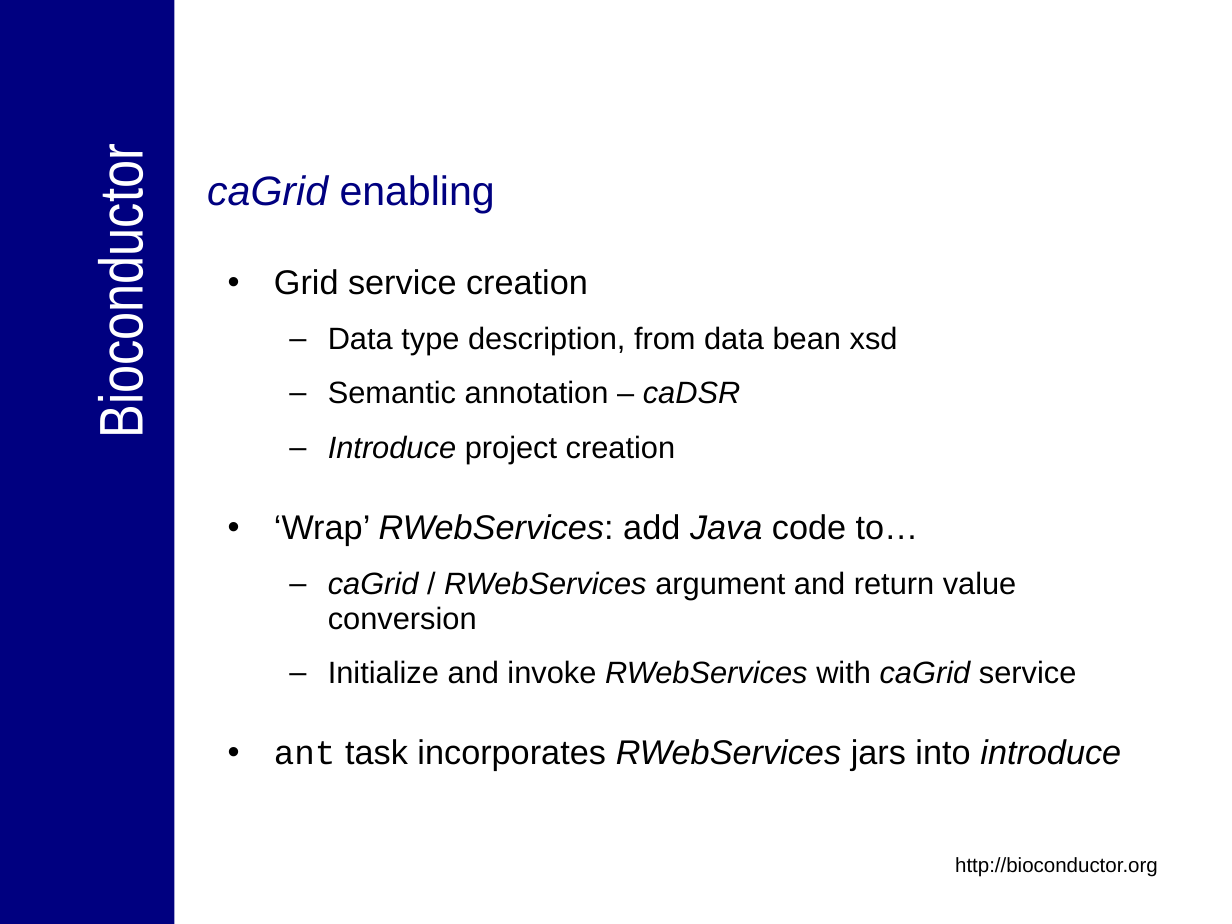
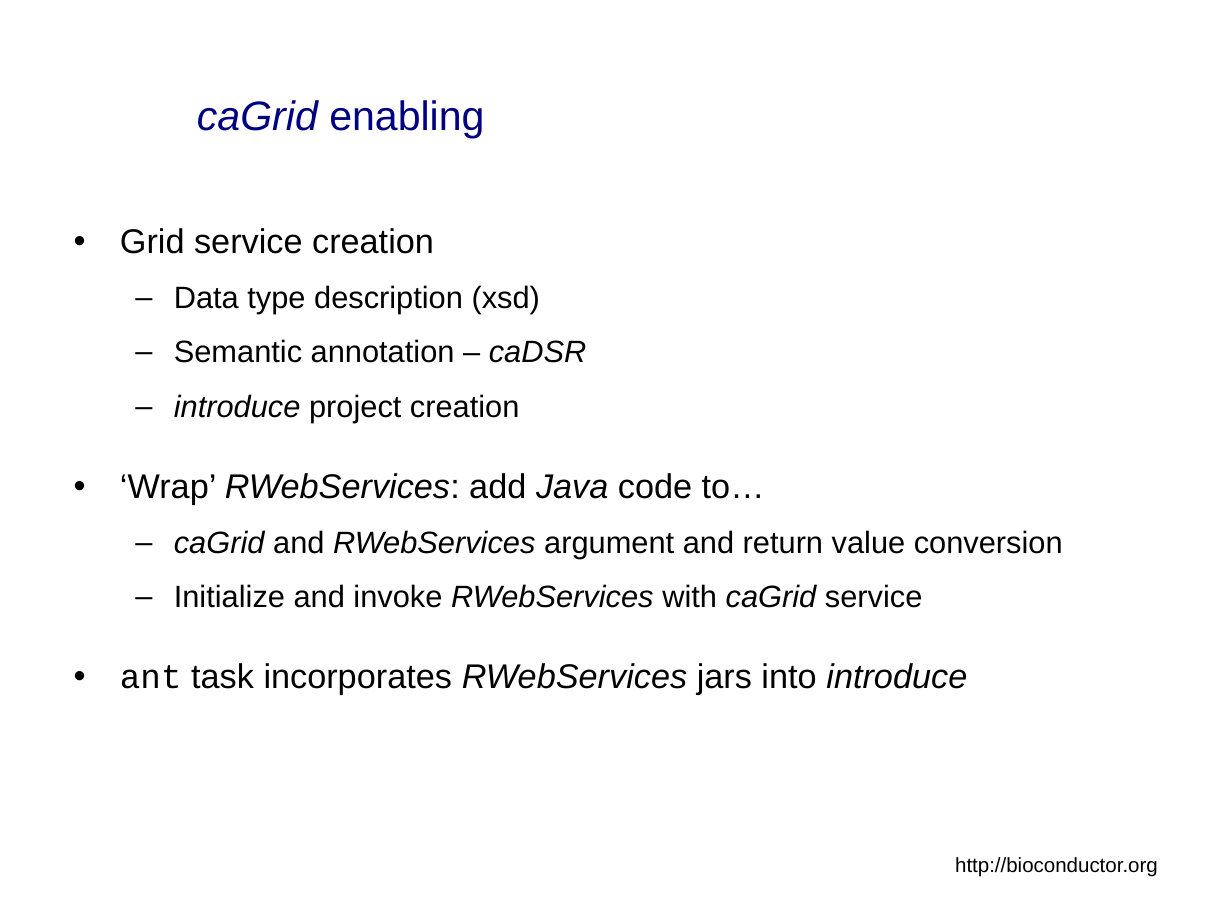
Before and after one commit to NCIP/bioconductor, a slide deck: slide 30 of bioconductor/Presentations/caBIG_Annual_Meeting_2007_Tech_Demo.ppt (slide 22 before the commit). Drawn at 1232x924 pixels with LibreOffice and Linux fonts; fonts in the diff are those of the drawing; background and template pictures are left out. Boxes give left, top, right and bottom in pixels: in the first picture for what was removed or moved away, otherwise in the second. Text is boxed around its words. In the diff, an @@ line names an element or a change of style, - is before the commit and + after.

```diff
--- a/bioconductor/Presentations/caBIG_Annual_Meeting_2007_Tech_Demo.ppt
+++ b/bioconductor/Presentations/caBIG_Annual_Meeting_2007_Tech_Demo.ppt
@@ rectangle removed at [0, 0, 175, 924] @@
@@ title "caGrid enabling": place and size @@
-title "caGrid enabling" at [207, 175, 495, 213]
+title "caGrid enabling" at [197, 100, 484, 138]
@@ title "caGrid enabling" at [197, 100, 484, 138]: vertical alignment top to middle @@
@@ text removed at [86, 173, 156, 430] @@
-Bioconductor
@@ text "Grid service creation": place and size @@
-text "Grid service creation" at [274, 269, 1121, 771]
+text "Grid service creation" at [120, 228, 1063, 695]
@@ text at [174, 285, 540, 313]: text changed @@
-  – Data type description, from data bean xsd
+  – Data type description (xsd)
@@ text at [174, 394, 519, 422]: text changed @@
-  – Introduce project creation
+  – introduce project creation
@@ text at [174, 530, 1063, 558]: text changed @@
-  – caGrid / RWebServices argument and return value conversion
+  – caGrid and RWebServices argument and return value conversion
```
Also in this commit, not shown: 18 other slides changed, 21 slides added, 10 slides removed.
